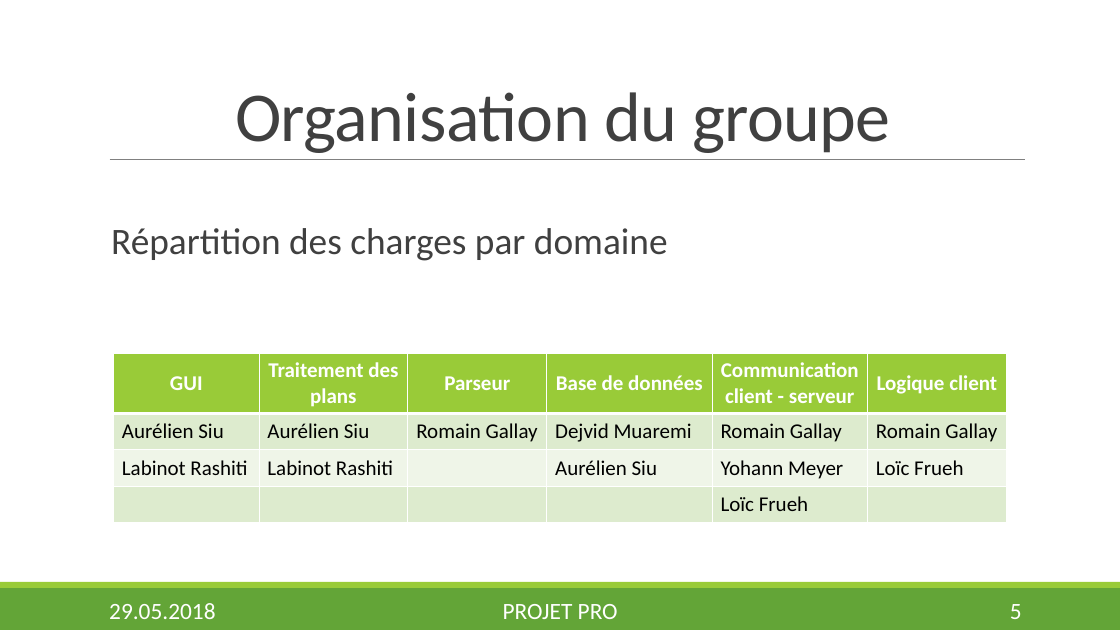
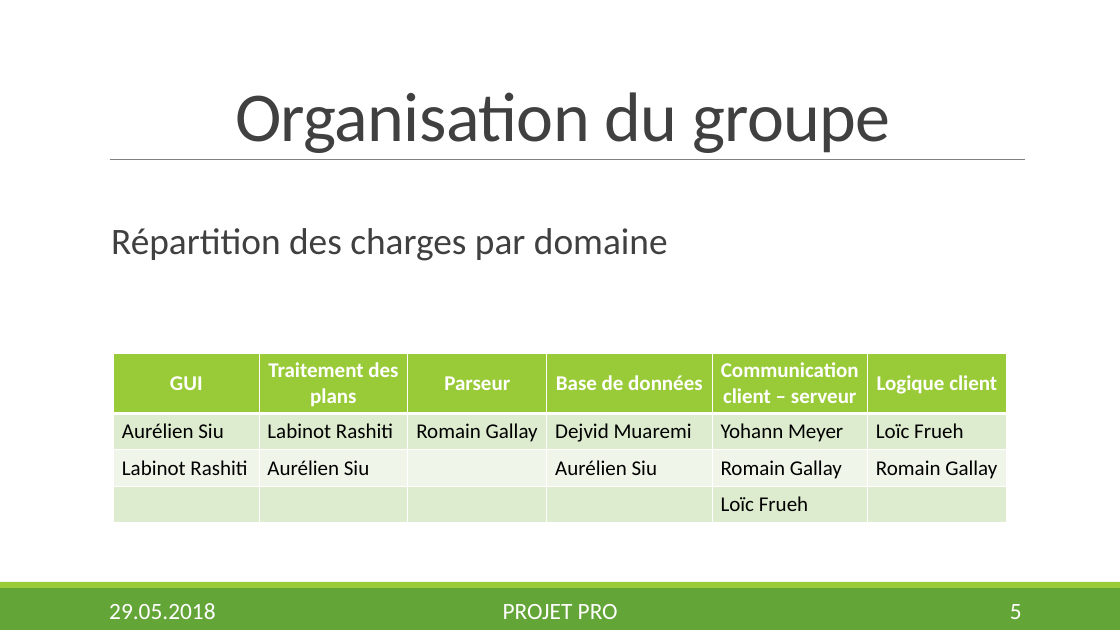
Before and after one commit to Nyahon/PRO, a slide deck: slide 5 of presentation/DaryllFinal.pptx. Drawn at 1120x630 pixels with LibreOffice and Linux fonts; fonts in the diff are those of the drawing; background and template pictures are left out. Boxes give left, top, right and bottom in pixels: in the first picture for what was removed or moved away, otherwise in the second. Text is boxed around its words. In the diff, an @@ line names an element or a change of style, - is before the commit and + after.

```diff
--- a/presentation/DaryllFinal.pptx
+++ b/presentation/DaryllFinal.pptx
@@ table at box(113, 354, 1006, 523) @@
-row 1, column 5: Communication client - serveur
+row 1, column 5: Communication client – serveur
-row 2: Aurélien Siu | Aurélien Siu | Romain Gallay | Dejvid Muaremi | Romain Gallay | Romain Gallay
+row 2: Aurélien Siu | Labinot Rashiti | Romain Gallay | Dejvid Muaremi | Yohann Meyer | Loïc Frueh
-row 3: Labinot Rashiti | Labinot Rashiti |  | Aurélien Siu | Yohann Meyer | Loïc Frueh
+row 3: Labinot Rashiti | Aurélien Siu |  | Aurélien Siu | Romain Gallay | Romain Gallay
```
Also in this commit, not shown: 9 other slides changed, 3 other files.
